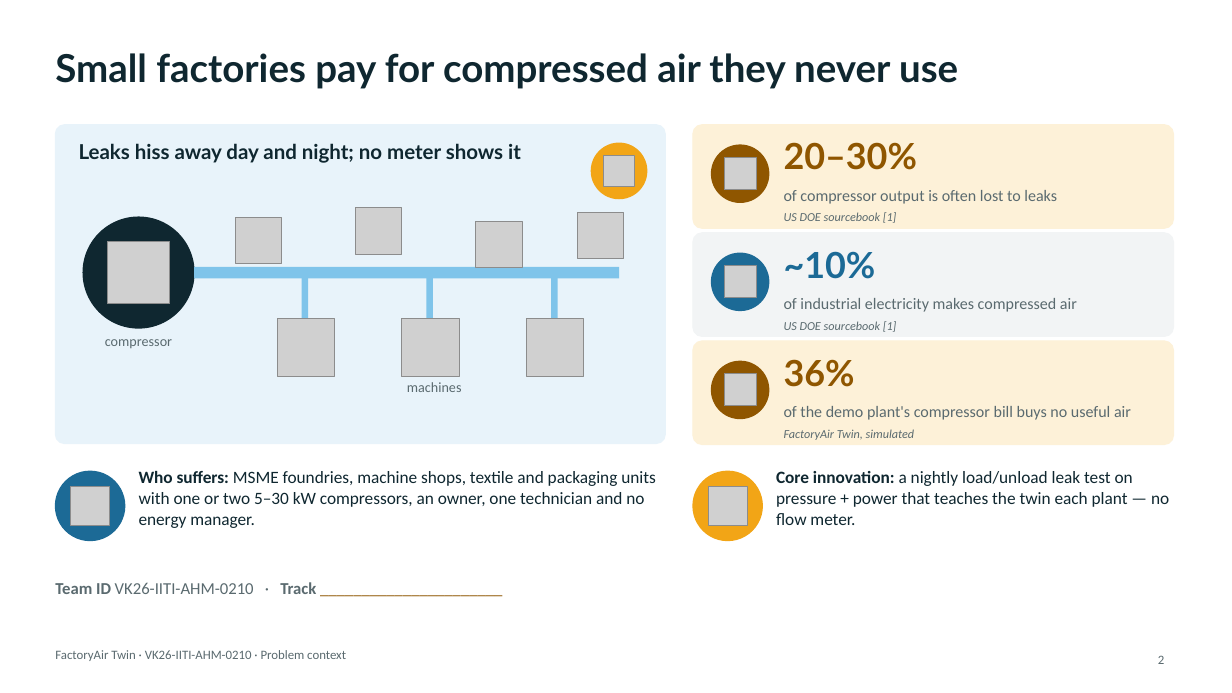
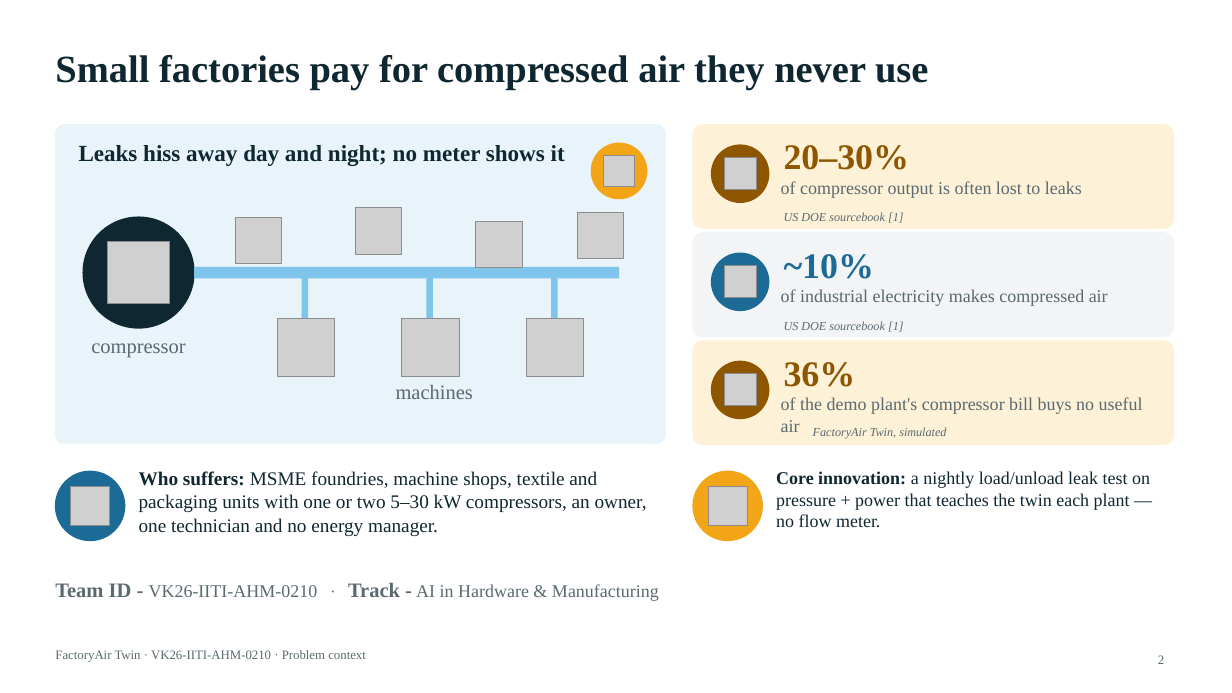
Before and after one commit to Suheerthan/FactoryAirTwin, a slide deck: slide 2 of submission/FactoryAirTwin_Vishwakarma_Stage2.pptx. Drawn at 1232x693 pixels with LibreOffice and Linux fonts; fonts in the diff are those of the drawing; grey boxes stand for pictures. Boxes give left, top, right and bottom in pixels: in the first picture for what was removed or moved away, otherwise in the second. Text is boxed around its words. In the diff, an @@ line names an element or a change of style, - is before the commit and + after.

```diff
--- a/submission/FactoryAirTwin_Vishwakarma_Stage2.pptx
+++ b/submission/FactoryAirTwin_Vishwakarma_Stage2.pptx
@@ text "Leaks hiss away day and ..." at bbox=[79, 145, 565, 166]: size 16 to 18 pt, font Lato to Times New Roman @@
@@ text "compressor" at bbox=[91, 343, 185, 358]: size 11 to 16 pt, font Calibri to Times New Roman @@
@@ font Lato to Times New Roman in 4 elements at bbox=[55, 55, 928, 90], bbox=[784, 145, 910, 170], bbox=[784, 254, 874, 279], bbox=[784, 362, 856, 387] @@
@@ text "machines" at bbox=[396, 385, 473, 399]: size 11 to 16 pt, font Calibri to Times New Roman @@
@@ 3 texts: place and size @@
-3 texts at bbox=[784, 190, 1131, 420]
+3 texts at bbox=[781, 181, 1143, 414]
@@ size 12.5 to 14 pt, font Calibri to Times New Roman in 3 elements at bbox=[781, 181, 1082, 198], bbox=[781, 289, 1108, 306], bbox=[781, 397, 1143, 414] @@
@@ font Calibri to Times New Roman in 4 elements at bbox=[55, 650, 366, 662], bbox=[784, 212, 904, 223], bbox=[784, 321, 904, 332], bbox=[813, 427, 946, 438] @@
@@ text "FactoryAir Twin, simulated": place and size @@
-text "FactoryAir Twin, simulated" at bbox=[784, 429, 914, 440]
+text "FactoryAir Twin, simulated" at bbox=[813, 427, 946, 438]
@@ text "Who suffers: MSME foundries, machine ..." at bbox=[139, 471, 647, 536]: size 13.5 to 15 pt, font Calibri to Times New Roman @@
@@ text "Core innovation: a nightly load/unload ..." at bbox=[776, 471, 1150, 527]: size 13.5 to 14 pt, font Calibri to Times New Roman @@
@@ text at bbox=[55, 582, 659, 601]: text changed; size 13 to 14 pt; font Calibri to Times New Roman @@
-Team ID VK26-IITI-AHM-0210 · Track ______________________
+Team ID - VK26-IITI-AHM-0210 · Track - AI in Hardware & Manufacturing
```
Also in this commit, not shown: 15 other slides changed, 7 other files.
